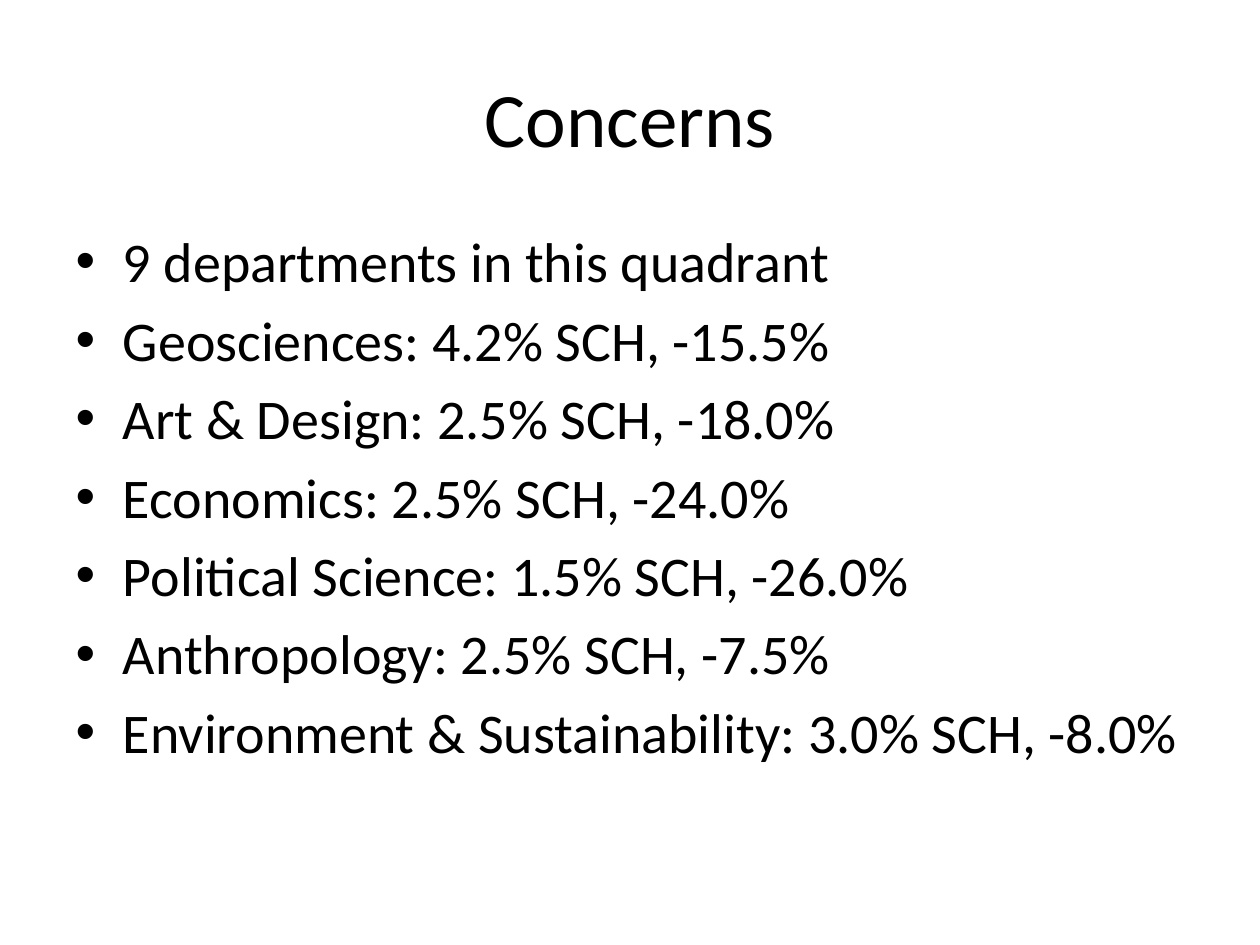
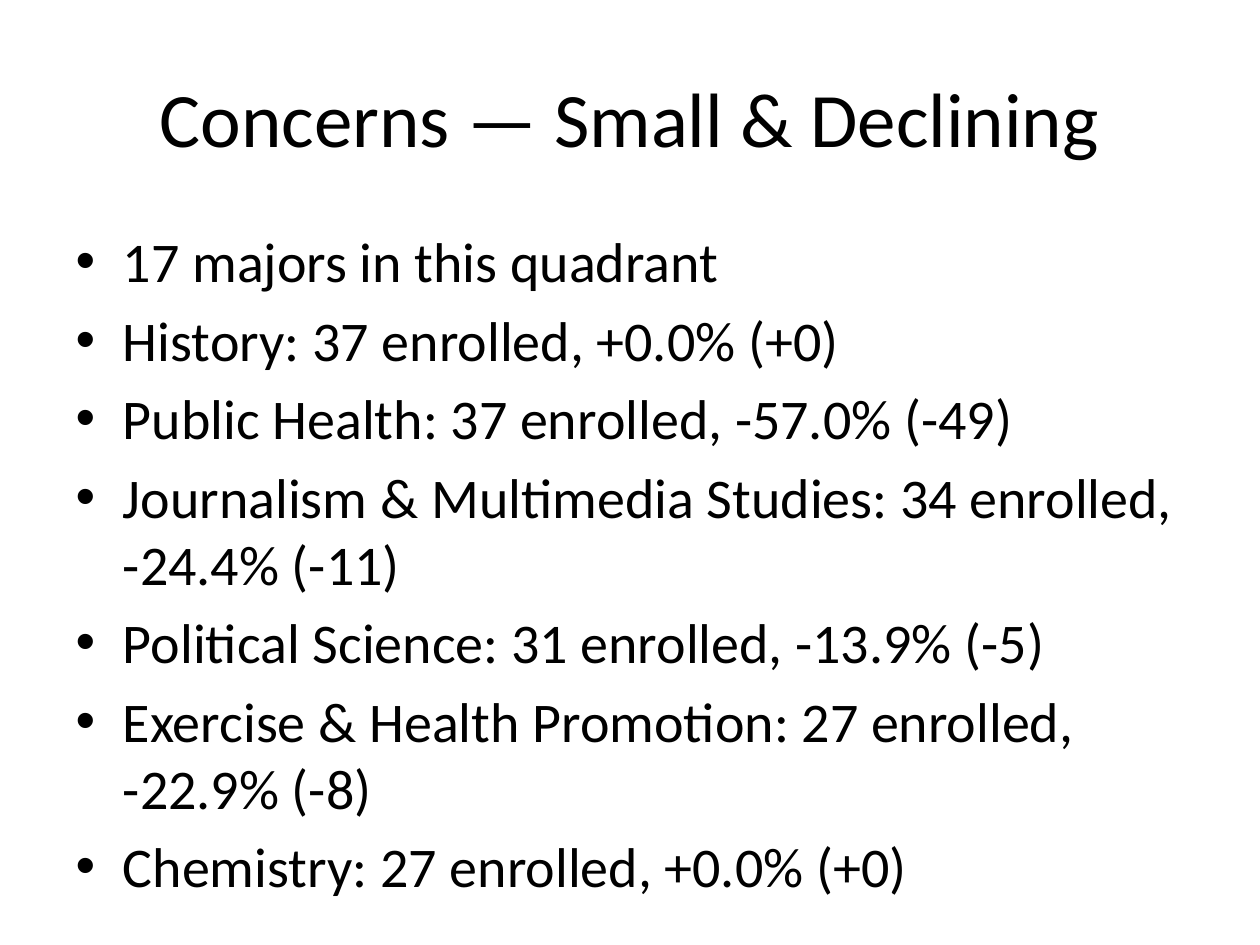
Before and after one commit to sarardm/flc-strategy-optimization-dashboard, a slide deck: slide 7 of generated_docs/BCG_Slide_Deck.pptx (slide 6 before the commit). Drawn at 1260x945 pixels with LibreOffice and Linux fonts; fonts in the diff are those of the drawing. Boxes give left, top, right and bottom in pixels: in the first picture for what was removed or moved away, otherwise in the second. Text is boxed around its words. In the diff, an @@ line names an element or a change of style, - is before the commit and + after.

```diff
--- a/generated_docs/BCG_Slide_Deck.pptx
+++ b/generated_docs/BCG_Slide_Deck.pptx
@@ title at (160, 93, 1098, 161): text changed @@
-Concerns
+Concerns — Small & Declining
@@ text at (123, 243, 1172, 896): text changed @@
-• 9 departments in this quadrant
-• Geosciences: 4.2% SCH, -15.5%
-• Art & Design: 2.5% SCH, -18.0%
-• Economics: 2.5% SCH, -24.0%
-• Political Science: 1.5% SCH, -26.0%
-• Anthropology: 2.5% SCH, -7.5%
-• Environment & Sustainability: 3.0% SCH, -8.0%
+• 17 majors in this quadrant
+• History: 37 enrolled, +0.0% (+0)
+• Public Health: 37 enrolled, -57.0% (-49)
+• Journalism & Multimedia Studies: 34 enrolled, -24.4% (-11)
+• Political Science: 31 enrolled, -13.9% (-5)
+• Exercise & Health Promotion: 27 enrolled, -22.9% (-8)
+• Chemistry: 27 enrolled, +0.0% (+0)
```
Also in this commit, not shown: 6 other slides changed, 2 slides added, 1 slide removed, 15 other files.
